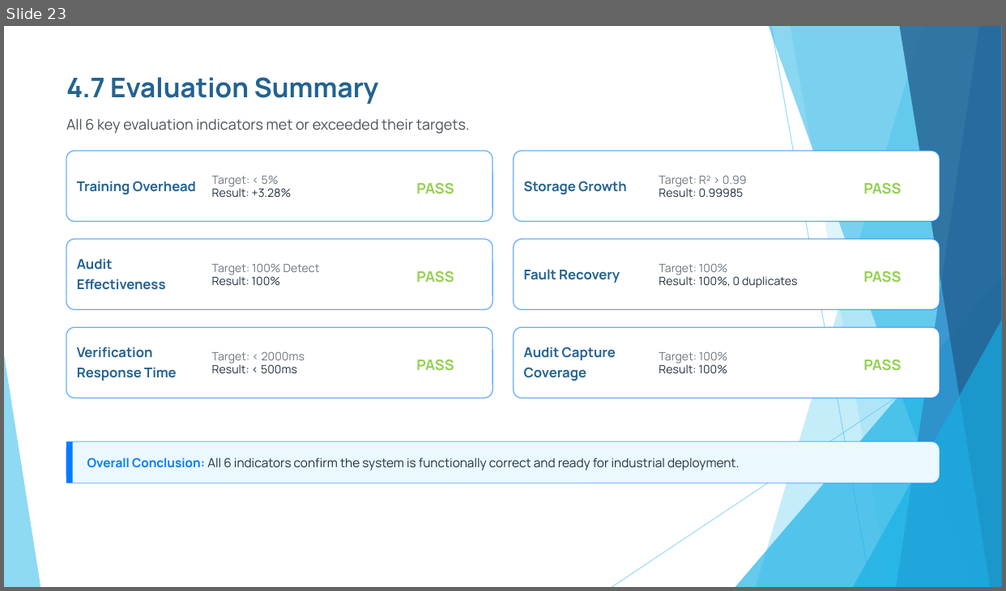
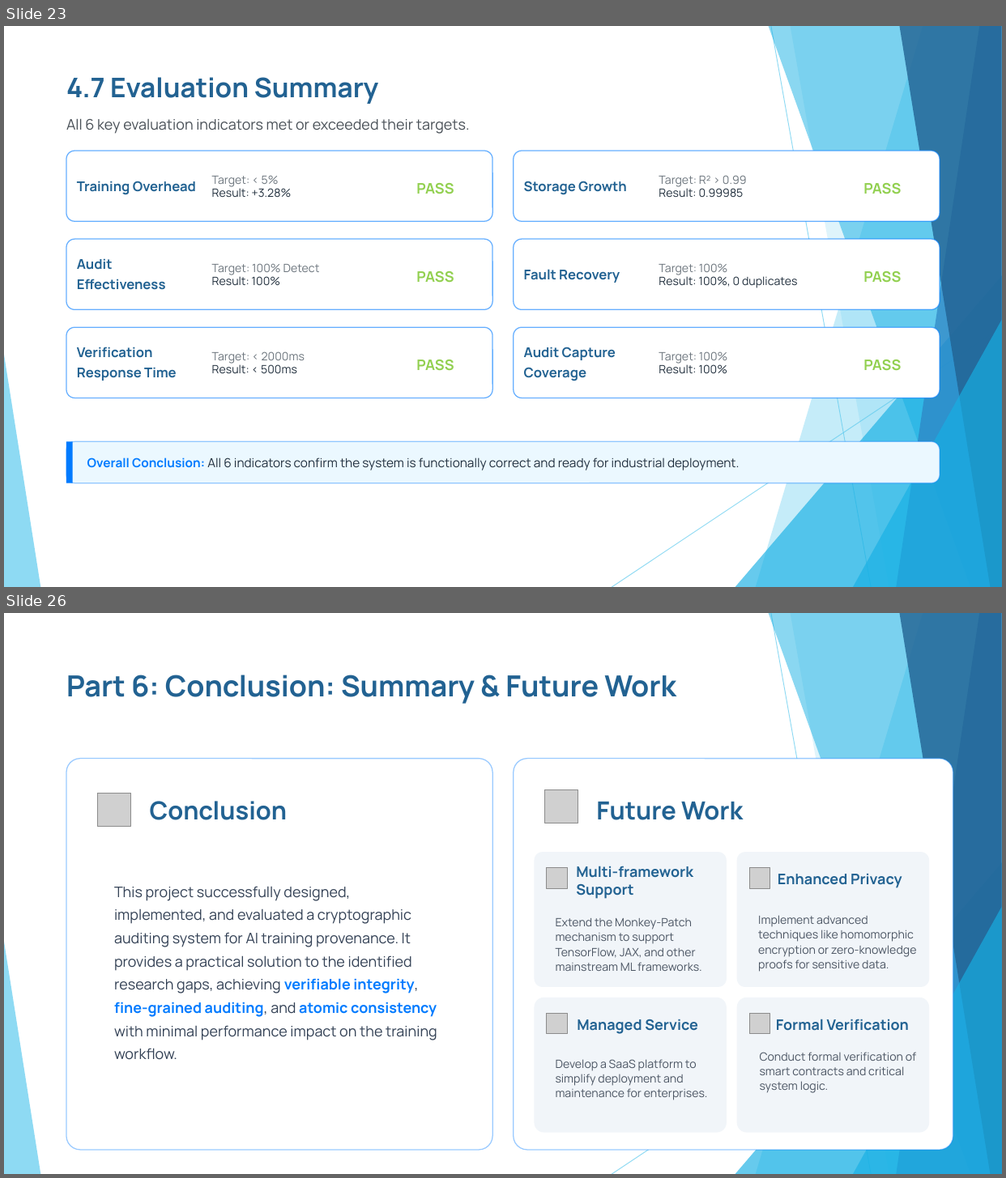
Before and after one commit to xinyuanhu1066/capstone-project, a slide deck: docs/Assessment_3_Presentation.pptx. Shown one above the other, each under a label of ours: slide 23 before the commit, slides 23 and 26 after it; the slides between them are not shown. The pictures are 1006x591 and 1006x1178 pixels, drawn with LibreOffice and Linux fonts; fonts in the diff are those of the drawing; grey boxes stand for pictures. Boxes give left, top, right and bottom in pixels: in the first picture for what was removed or moved away, otherwise in the second. Text is boxed around its words. In the diff, an @@ line names an element or a change of style, - is before the commit and + after.

Commit message:
docs: assessment 3: add part 5 and 6 slides for presentation

```diff
--- a/docs/Assessment_3_Presentation.pptx
+++ b/docs/Assessment_3_Presentation.pptx
@@ slide 26 added at <box>4,613,1002,1174</box>, background #FFFFFF; not listed: 10 template elements that a slide beside it also shows @@
@@ text added at <box>66,675,676,704</box>, 28 pt, text #226292, bold @@
+Part 6: Conclusion: Summary & Future Work
@@ rounded rectangle added at <box>66,758,492,1150</box>, fill #FFFFFF, outline #007BFF 1 pt @@
@@ rounded rectangle added at <box>513,758,953,1150</box>, fill #FFFFFF, outline #007BFF 1 pt @@
@@ picture added at <box>98,793,130,825</box> @@
@@ text added at <box>150,801,288,820</box>, 24 pt, text #226292, bold @@
+Conclusion
@@ picture added at <box>544,790,577,823</box> @@
@@ text added at <box>596,802,743,820</box>, 24 pt, text #226292, bold @@
+Future Work
@@ rounded rectangle added at <box>534,852,727,987</box>, fill #F1F5F9 @@
@@ rounded rectangle added at <box>737,852,929,987</box>, fill #F1F5F9 @@
@@ picture added at <box>547,867,568,888</box> @@
@@ text added at <box>576,866,693,899</box>, 14 pt, text #226292, bold @@
+Multi-framework Support
@@ picture added at <box>750,867,770,888</box> @@
@@ text added at <box>778,874,902,888</box>, 14 pt, text #226292, bold @@
+Enhanced Privacy
@@ text added at <box>114,886,437,1060</box>, 14 pt, text #334155 @@
+This project successfully designed, implemented, and evaluated a cryptographic auditing system for AI training provenance. It provides a practical solution to the identified research gaps, achieving verifiable integrity, fine-grained auditing, and atomic consistency with minimal performance impact on the training workflow.
@@ text added at <box>556,918,702,971</box>, 11 pt, text #4B5563 @@
+Extend the Monkey-Patch mechanism to support TensorFlow, JAX, and other mainstream ML frameworks.
@@ text added at <box>758,915,916,972</box>, 11 pt, text #4B5563 @@
+Implement advanced techniques like homomorphic encryption or zero-knowledge proofs for sensitive data.
@@ rounded rectangle added at <box>534,998,727,1133</box>, fill #F1F5F9 @@
@@ rounded rectangle added at <box>737,998,929,1133</box>, fill #F1F5F9 @@
@@ picture added at <box>547,1013,568,1034</box> @@
@@ text added at <box>577,1020,698,1034</box>, 14 pt, text #226292, bold @@
+Managed Service
@@ picture added at <box>750,1013,770,1034</box> @@
@@ text added at <box>776,1019,909,1031</box>, 14 pt, text #226292, bold @@
+Formal Verification
@@ text added at <box>556,1059,708,1101</box>, 11 pt, text #4B5563 @@
+Develop a SaaS platform to simplify deployment and maintenance for enterprises.
@@ text added at <box>760,1052,916,1093</box>, 11 pt, text #4B5563 @@
+Conduct formal verification of smart contracts and critical system logic.
```
Also in this commit, not shown: 3 other slides added.
